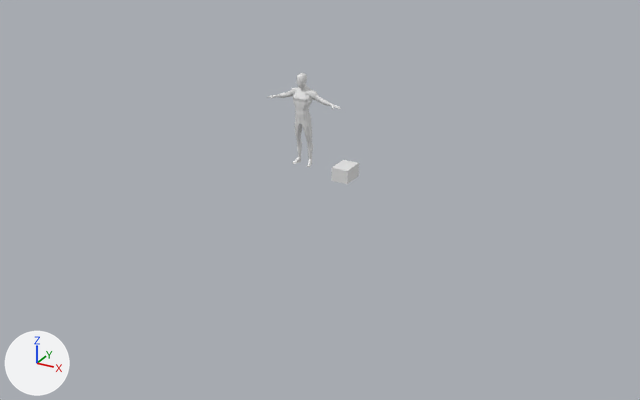
One commit to the Blender file assets/Deliver Yourself Assets.blend: the scene before it, then after it.
Both versions are drawn from a 50 mm lens placed at (7.89, -15.45, 6.95), pointed at (-0.19, -0.76, -0.39). The lights are fixed; the arrows at lower left show +X, +Y and +Z.

Objects in the first picture: '6" Human Reference', 'Cube'.
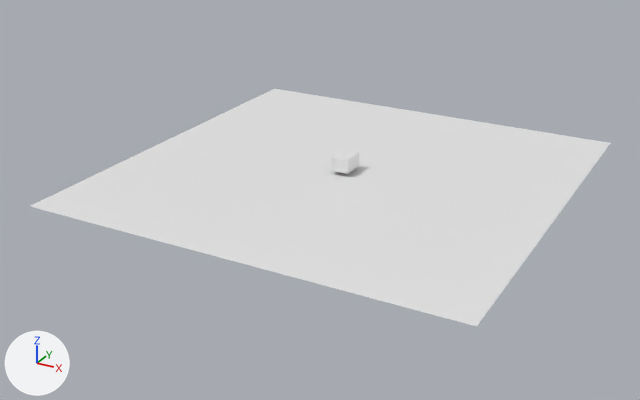
Location of each change, (x1, y1, x2, y2) in pixels of the pictures (640 x 400 px):
'Plane', added
    after: (30, 89, 610, 326)
'6" Human Reference', hidden
    before: (268, 73, 341, 167)
'Cube', moved
    before: (331, 160, 359, 184)
    after: (332, 149, 359, 174)

The change, as a diff of the scene's bpy script:
```diff
--- a/assets/Deliver Yourself Assets.blend.py
+++ b/assets/Deliver Yourself Assets.blend.py
@@ me_plane_002 @@
+me_plane_002.from_pydata([(-4.5, -4.5, 0.0), (4.5, -4.5, 0.0), (-4.5, 4.5, 0.0), (4.5, 4.5, 0.0)], [], [(0, 1, 3, 2)])
@@ ob_cube @@
 ob_cube = bpy.data.objects.new('Cube', me_cube_001)
-ob_cube.location = (0.0, 0.0, 0.0)
+ob_cube.location = (0.0, 0.0, 0.24)
 ob_cube.scale = (0.187, 0.265, 0.148)
@@ ob_6__human_reference @@
 ob_6__human_reference.scale = (0.0538, 0.0538, 0.0538)
+ob_6__human_reference.hide_set(True)
@@ ob_plane @@
+ob_plane = bpy.data.objects.new('Plane', me_plane_002)
+ob_plane.location = (0.0, 0.0, 0.0)
```
